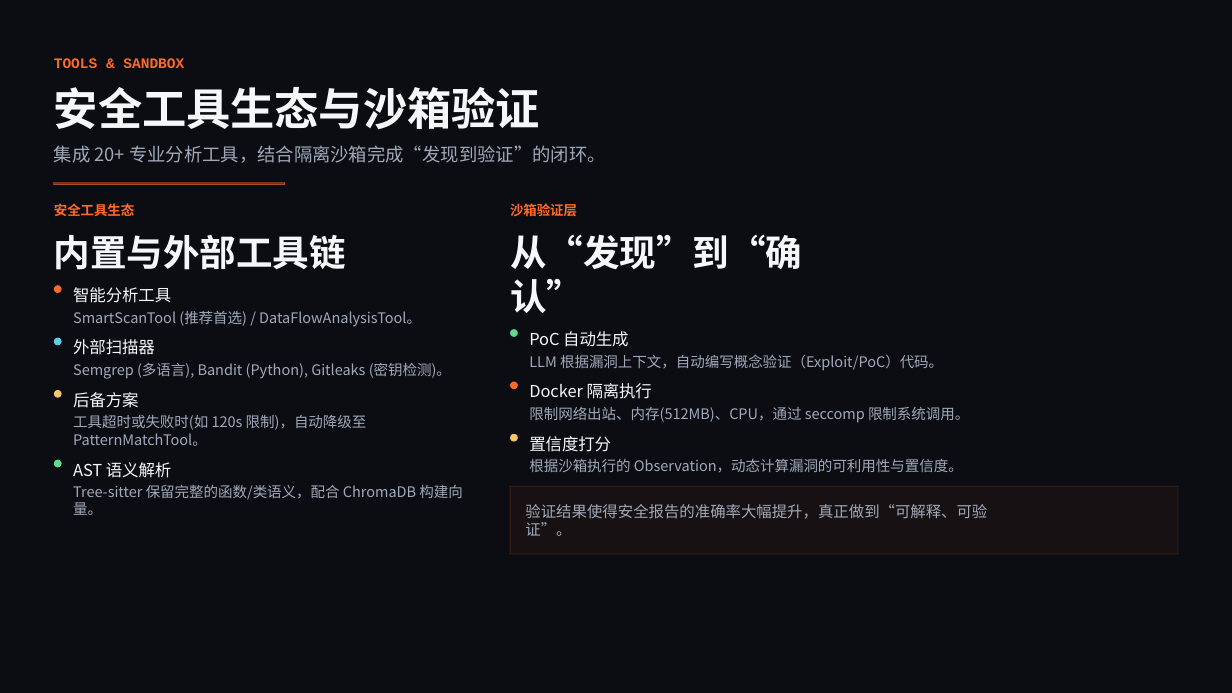
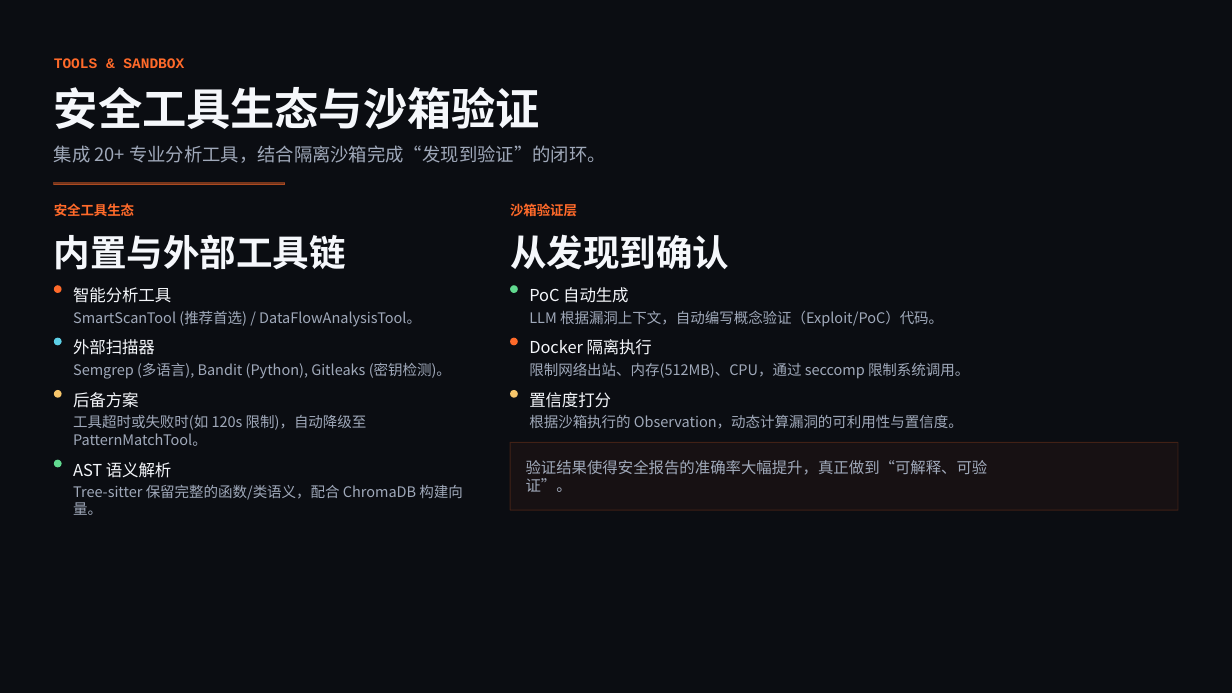
Before and after one commit to zrqg-znb/Focus_Admin, a slide deck: slide 7 of tmp/presentations/deepaudit-report/output/output.pptx. Drawn at 1232x693 pixels with LibreOffice and Linux fonts; fonts in the diff are those of the drawing. Boxes give left, top, right and bottom in pixels: in the first picture for what was removed or moved away, otherwise in the second. Text is boxed around its words. In the diff, an @@ line names an element or a change of style, - is before the commit and + after.

Commit message:
feat(agent): 添加工作区运行时元数据和日志配置优化
- 在 Agent 任务中新增 workspace_path、cache_repo 和 last_synced_at 字段
- 实现仓库运行时元数据的序列化和反序列化功能
- 优化日志配置，区分 server 和 worker 日志输出
- 更新仓库工作区准备逻辑，持久化运行时元数据
- 在前端界面显示工作区源信息和最后同步时间戳
- 改进演示文稿中的架构说明和实现方法描述
- 添加相关单元测试验证元数据序列化功能

```diff
--- a/tmp/presentations/deepaudit-report/output/output.pptx
+++ b/tmp/presentations/deepaudit-report/output/output.pptx
@@ text at (x1=510, y1=234, x2=729, y2=270): text changed @@
-从“发现”到“确认”
+从发现到确认
@@ 6 texts, 3 ellipses, 1 rectangle moved together from (x1=510, y1=329, x2=1178, y2=554) to (x1=510, y1=286, x2=1178, y2=510) @@
@@ text "验证结果使得安全报告的准确率大幅提升，真正做到“可解释、可验证”。" moved from (x1=525, y1=504, x2=987, y2=536) to (x1=526, y1=460, x2=988, y2=492) @@
```
Also in this commit, not shown: 11 other slides changed, 34 other files.
